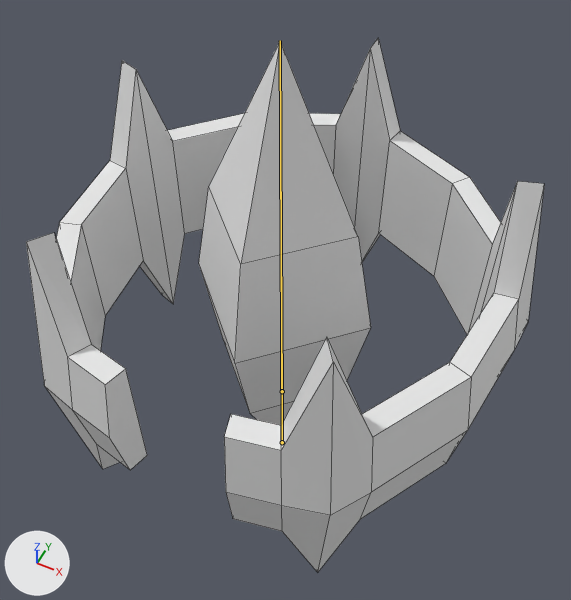
The Blender file resources/meshes/animatedPylon01.blend: old version first, new version second.
Both versions are drawn from a 50 mm lens placed at (0.347, -0.681, 1.343), pointed at (0.008, -0.003, 0.495). The lights are fixed; the arrows at lower left show +X, +Y and +Z. The bones that bend it are drawn over the model as lines. Mesh edges are drawn as thin lines.

The first picture shows 'animatedPylon01'.
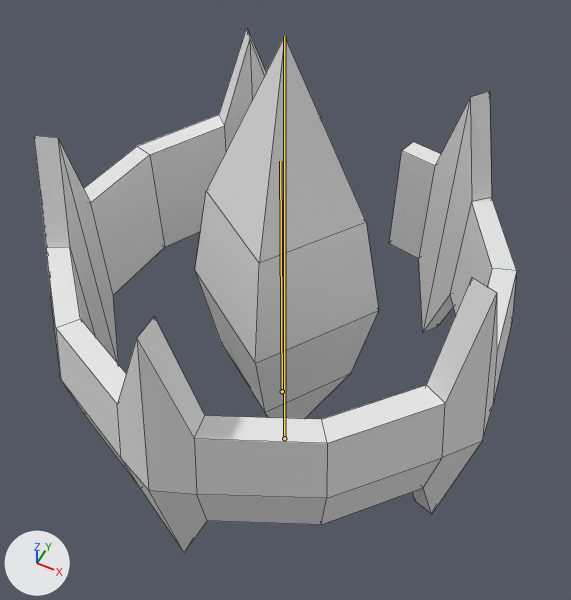
The newer file adds an action. The first version stands in its rest pose; the second is drawn at frame 115 of the action '90_idle01'.

What the commit changed:
Bone 'crystal' (bone_crystal) moves from (0.0, 0.0, 0.0) to (0.0, 0.0, -0.01).
Bone 'crystal' (bone_crystal) turns from (0, 0, 0) to (0, 10, 0) degrees about its own x, y and z.
Bone 'ring' (bone_ring) turns from (0, 0, 0) to (0, -180, 0) degrees about its own x, y and z.

Location of each change, (x1, y1, x2, y2) in pixels of the pictures (571 x 600 px):
'animatedPylon01', posed (7% narrower)
    before: (26, 39, 544, 572)
    after: (34, 29, 516, 553)
bone 'crystal', root to tip
    before: (282, 442) to (280, 40)
    after: (284, 438) to (284, 36)
